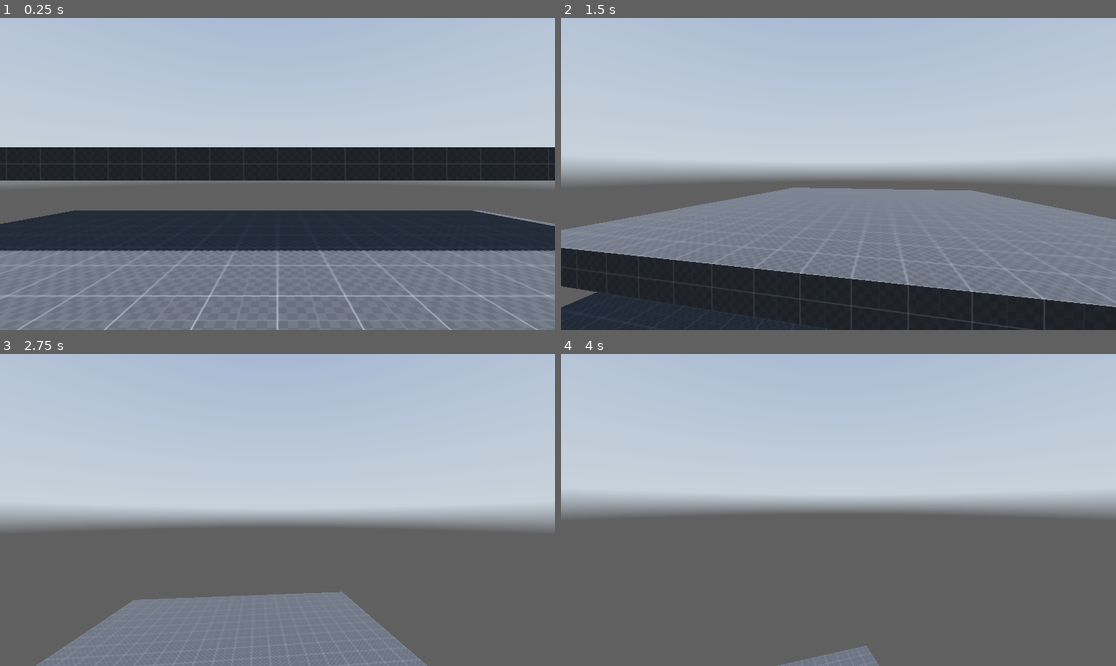
Above: before the commit, frames 1-4 (two rows, left to right).
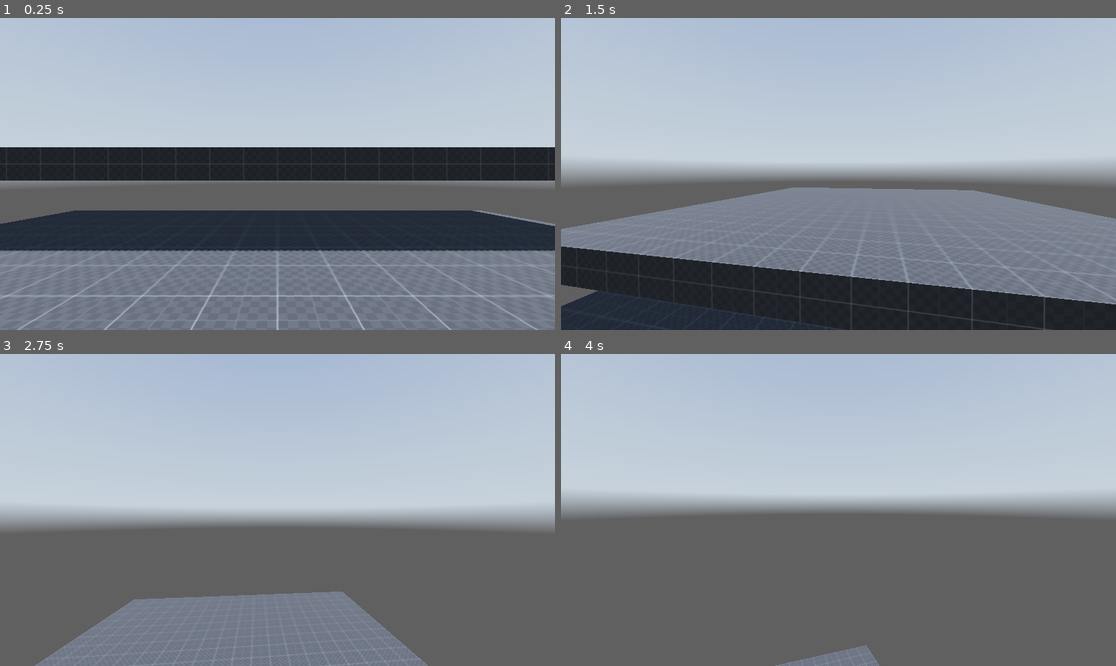
Above: after the commit, the same moments.

Repository: elmoradoo/Reflection
Game: Godot game, scene res://scenes/world.tscn
Two runs of this game, one before a commit and one after it. Both use one fixed random seed, a clock stepped at 60 frames per second and the inputs below. A sky picture missing from this copy of the repository is replaced by a grey-blue gradient.
Inputs (mouse positions are in pixels of both pictures, inside the frame that each line leads up to):
- Up to frame 1 (0.25 s): no input
- Up to frame 2 (1.5 s): tap Enter at 0.5 s; move the mouse to (866, 174) at 0.52 s; hold Ctrl (crouch) 0.53-1.28 s; hold W (forward) from 0.53 s (still down); tap Space (jump) at 0.77, 1.07 s; tap Shift (sprint) at 0.8, 1.35 s; move the mouse to (810, 174) at 1.27 s
- Up to frame 3 (2.75 s): keep holding W (forward); tap Space (jump) at 1.52, 1.55, 1.82, 2.1 s; move the mouse to (288, 503) at 2.02 s; hold Ctrl (crouch) from 2.03 s (still down)
- Up to frame 4 (4 s): keep holding W (forward); move the mouse to (832, 516) at 2.77 s; release Ctrl (crouch) at 2.78 s; tap Ctrl (crouch) at 2.85 s; tap Space (jump) at 3.02, 3.32, 3.77, 3.8 s; tap Shift (sprint) at 3.05 s; move the mouse to (877, 513) at 3.52 s; hold Shift (sprint) from 3.53 s (still down)

The runs differ from the first frame. In frame 2, 1.6% of the frame differs, in the area x 0-100%, y 54-100%; in frame 3, 0.1%; in frame 4, less than 0.1%.

Commit message:
separated states in files & player data is encapsulated into an object

Diff:
--- a/scenes/player.tscn
+++ b/scenes/player.tscn
@@ -1,6 +1,6 @@
-[gd_scene load_steps=4 format=3 uid="uid://bjle0h4cg5wjf"]
+[gd_scene load_steps=4 format=3 uid="uid://ba1e2q3t5cyfk"]
 
-[ext_resource type="Script" path="res://scripts/player.gd" id="1_a61wf"]
+[ext_resource type="Script" path="res://scripts/player/player.gd" id="1_wmnds"]
 
 [sub_resource type="CapsuleShape3D" id="CapsuleShape3D_6pobs"]
 
@@ -8,7 +8,7 @@
 height = 1.2
 
 [node name="player" type="CharacterBody3D"]
-script = ExtResource("1_a61wf")
+script = ExtResource("1_wmnds")
 
 [node name="standing_collision_shape" type="CollisionShape3D" parent="."]
 transform = Transform3D(1, 0, 0, 0, 1, 0, 0, 0, 1, 0, 1, 0)
--- a/scripts/player.gd
+++ b/scripts/player/player.gd
@@ -1,6 +1,30 @@
 extends CharacterBody3D
 
-#Nodes
+#Config vars
+const mouse_sensitivity: float = 0.2
+var gravity = ProjectSettings.get_setting("physics/3d/default_gravity")
+
+# Player object that have all of the player
+var player_data_object = preload("res://scripts/player/playerData.gd")
+var player_object
+
+#State scripts
+var idle_ss = preload("res://scripts/player/states/idle.gd")
+var walking_ss = preload("res://scripts/player/states/walking.gd")
+var sprinting_ss = preload("res://scripts/player/states/sprinting.gd")
+var crouching_ss = preload("res://scripts/player/states/crouching.gd")
+var sliding_ss = preload("res://scripts/player/states/sliding.gd")
+var jumping_ss = preload("res://scripts/player/states/jumping.gd")
+
+#And associated variables
+var idle_state
+var walking_state
+var sprinting_state
+var crouching_state
+var sliding_state
+var jumping_state
+
+#Nodes of the current scene
 @onready var player = $"."
 @onready var head = $neck/head
 @onready var standing_collision_shape = $standing_collision_shape
@@ -8,9 +32,6 @@
 @onready var top_of_head = $raycasts/top_of_head
 @onready var neck = $neck
 @onready var camera_3d = $neck/head/Camera3D
-#Config vars
-const mouse_sensitivity: float = 0.2
-var gravity = ProjectSettings.get_setting("physics/3d/default_gravity")
 
 #Player states
 
@@ -25,16 +46,9 @@
 
 var current_state : player_states = player_states.Idle
 #Player stats
-const crouching_speed: float = 3.0
-const walking_speed: float = 5.0
-const sprinting_speed: float = 8.0
-const jump_velocity: float = 4.5
 const sliding_minimum_velocity: float = 7.0
-const sliding_initial_force: float = 9.0
+
 #Mouvement vars
-var current_speed: float = 5.0
-var current_maximum_speed: float = 5.0
-var crouching_depth: float = -0.5
 var lerp_speed: float = 10.0
 var direction: Vector3 = Vector3.ZERO
 
@@ -59,7 +73,28 @@
 			print("sliding")
 
 func _ready():
+	#Get mouse movement
 	Input.set_mouse_mode(Input.MOUSE_MODE_CAPTURED)
+
+	#Instanciate state scripts
+	idle_state = idle_ss.new()
+	walking_state = walking_ss.new()
+	sprinting_state = sprinting_ss.new()
+	crouching_state = crouching_ss.new()
+	sliding_state = sliding_ss.new()
+	jumping_state = jumping_ss.new()
+
+	#Init player object
+	player_object = player_data_object.new()
+	player_object.init(velocity, direction, neck, head, standing_collision_shape, crouching_collision_shape)
+	#Give player node to enter script
+	idle_state.init(player_object)
+	walking_state.init(player_object)
+	sprinting_state.init(player_object)
+	crouching_state.init(player_object)
+	sliding_state.init(player_object)
+	jumping_state.init(player_object)
+
 
 func _input(event):
 	if event is InputEventMouseMotion:
@@ -70,46 +105,6 @@
 			rotate_y(deg_to_rad(-event.relative.x * mouse_sensitivity))
 		head.rotate_x(deg_to_rad(-event.relative.y * mouse_sensitivity))
 		head.rotation.x = clamp(head.rotation.x, deg_to_rad(-89), deg_to_rad(89))
-
-func sprinting():
-	current_speed = sprinting_speed
-	velocity.x = direction.x * current_speed
-	velocity.z = direction.z * current_speed
-
-func crouching(delta):
-	current_speed = crouching_speed
-	standing_collision_shape.disabled = true
-	crouching_collision_shape.disabled = false
-	head.position.y = lerp(head.position.y, crouching_depth, lerp_speed * delta)
-	velocity.x = direction.x * current_speed
-	velocity.z = direction.z * current_speed
-
-func sliding(delta):
-	free_looking = true
-	standing_collision_shape.disabled = true
-	crouching_collision_shape.disabled = false
-	head.position.y = lerp(head.position.y, crouching_depth, lerp_speed * delta)
-	const sliding_friction: float = 0.5
-	velocity.x = move_toward(velocity.x, 0, current_speed)
-	velocity.z = move_toward(velocity.z, 0, current_speed)
-	print(current_speed)
-func walking():
-	current_speed = walking_speed
-	velocity.x = direction.x * current_speed
-	velocity.z = direction.z * current_speed
-
-func jumping():
-	velocity.y = jump_velocity
-
-func idle(delta):
-	free_looking = false
-	neck.rotation.y = lerp(neck.rotation.y, 0.0, delta * lerp_speed) # ICI 0.0
-	head.position.y = 0.0
-	#head.position.y = lerp(head.position.y, 0.0, lerp_speed * delta)
-	standing_collision_shape.disabled = false
-	crouching_collision_shape.disabled = true
-	velocity.x = move_toward(velocity.x, 0, current_speed)
-	velocity.z = move_toward(velocity.z, 0, current_speed)
 
 func inputs_checks(_delta):
 	#Get player inputs
@@ -142,24 +137,27 @@
 	#Get state from inputs
 	inputs_checks(delta)
 	#Add gravity
+	player_object.direction = direction
+	player_object.delta = delta
 	if not is_on_floor():
 		velocity.y -= gravity * delta
 	#Call state function
-	debug_print_player_state()
+	#debug_print_player_state()
 	match current_state:
 		player_states.Idle:
-			idle(delta)
+			idle_state.update()
 		player_states.Walking:
-			walking()
+			walking_state.update()
 		player_states.Sprinting:
-			sprinting()
+			sprinting_state.update()
 		player_states.Jumping:
-			jumping()
+			jumping_state.update()
 		player_states.Crouching:
-			crouching(delta)
+			crouching_state.update()
 		player_states.Sliding:
-			sliding(delta)
+			sliding_state.update()
 
+	velocity = player_object.velocity
 	#Calculate direction from inputs
 	direction = lerp(direction, (transform.basis * Vector3(input_dir.x, 0, input_dir.y)).normalized(), lerp_speed * delta)
 
--- /dev/null
+++ b/scripts/player/playerData.gd
@@ -0,0 +1,28 @@
+extends Object
+
+
+#Nodes
+var neck
+var head
+var standing_collision_shape
+var crouching_collision_shape
+
+
+var velocity: Vector3 = Vector3.ZERO
+var direction: Vector3 = Vector3.ZERO
+var delta
+var current_speed: float = 0.0
+var free_looking: bool = false
+
+
+func init(velocity, direction, neck, head, scs, ccs):
+	self.velocity = velocity
+	self.direction = direction
+	self.neck = neck
+	self.head = head
+	self.standing_collision_shape = scs
+	self.crouching_collision_shape= ccs
+
+func update(delta):
+	self.delta = delta
+	# Update player state variables
--- /dev/null
+++ b/scripts/player/states/crouching.gd
@@ -0,0 +1,22 @@
+extends Node
+
+var player
+const max_speed: float = 3.0
+var crouching_depth: float = -0.5
+
+func init(obj):
+	player = obj
+
+func enter(obj):
+	player = obj
+
+func update():
+	#head.position.y = lerp(head.position.y, crouching_depth, lerp_speed * delta)
+	player.head.position.y = crouching_depth
+	player.standing_collision_shape.disabled = true
+	player.crouching_collision_shape.disabled = false
+	player.velocity.x = player.direction.x * max_speed
+	player.velocity.z = player.direction.z * max_speed
+
+func exit():
+	print("cleanuip")
--- /dev/null
+++ b/scripts/player/states/idle.gd
@@ -0,0 +1,23 @@
+extends Node
+
+var player
+var lerp_speed = 10.0
+
+func init(obj):
+	player = obj
+
+func enter(obj):
+	player = obj
+
+func update():
+	player.free_looking = false
+	player.neck.rotation.y = lerp(player.neck.rotation.y, 0.0, player.delta * lerp_speed) # ICI 0.0
+	player.head.position.y = 0.0
+	#head.position.y = lerp(head.position.y, 0.0, lerp_speed * delta)
+	player.standing_collision_shape.disabled = false
+	player.crouching_collision_shape.disabled = true
+	player.velocity.x = move_toward(player.velocity.x, 0, player.current_speed)
+	player.velocity.z = move_toward(player.velocity.z, 0, player.current_speed)
+
+func exit():
+	pass
--- /dev/null
+++ b/scripts/player/states/jumping.gd
@@ -0,0 +1,16 @@
+extends Node
+
+var player
+const jump_velocity: float = 4.5
+
+func init(obj):
+	player = obj
+
+func enter(obj):
+	player = obj
+
+func update():
+	player.velocity.y = jump_velocity
+
+func exit():
+	pass
--- /dev/null
+++ b/scripts/player/states/sliding.gd
@@ -0,0 +1,26 @@
+extends Node
+
+var player
+const max_speed: float = 5.0
+var crouching_depth: float = -0.5
+
+#Unused
+const sliding_initial_force: float = 9.0
+
+func init(obj):
+	player = obj
+
+func enter(obj):
+	player = obj
+
+func update():
+	#head.position.y = lerp(head.position.y, crouching_depth, lerp_speed * delta)
+	player.head.position.y = crouching_depth
+	player.free_looking = true
+	player.standing_collision_shape.disabled = true
+	player.crouching_collision_shape.disabled = false
+	player.velocity.x = move_toward(player.velocity.x, 0, max_speed)
+	player.velocity.z = move_toward(player.velocity.z, 0, max_speed)
+
+func exit():
+	pass
--- /dev/null
+++ b/scripts/player/states/sprinting.gd
@@ -0,0 +1,17 @@
+extends Node
+
+var player
+const max_speed: float = 8.0
+
+func init(obj):
+	player = obj
+
+func enter(obj):
+	player = obj
+
+func update():
+	player.velocity.x = player.direction.x * max_speed
+	player.velocity.z = player.direction.z * max_speed
+
+func exit():
+	print("cleanuip")
--- /dev/null
+++ b/scripts/player/states/walking.gd
@@ -0,0 +1,20 @@
+extends Node
+
+var player
+const max_speed: float = 5.0
+
+func init(obj):
+	player = obj
+
+func enter(obj):
+	player = obj
+
+func update():
+	player.velocity.x = player.direction.x * max_speed
+	player.velocity.z = player.direction.z * max_speed
+	print(str(player.velocity) + " is " + str(player.direction.z * max_speed))
+	#player.velocity.x = player.direction.x * max_speed
+	#player.velocity.vel.z = player.direction.z * max_speed
+
+func exit():
+	print("cleanuip")
Not shown: 1 places in scenes/world.tscn that only renumber resources
